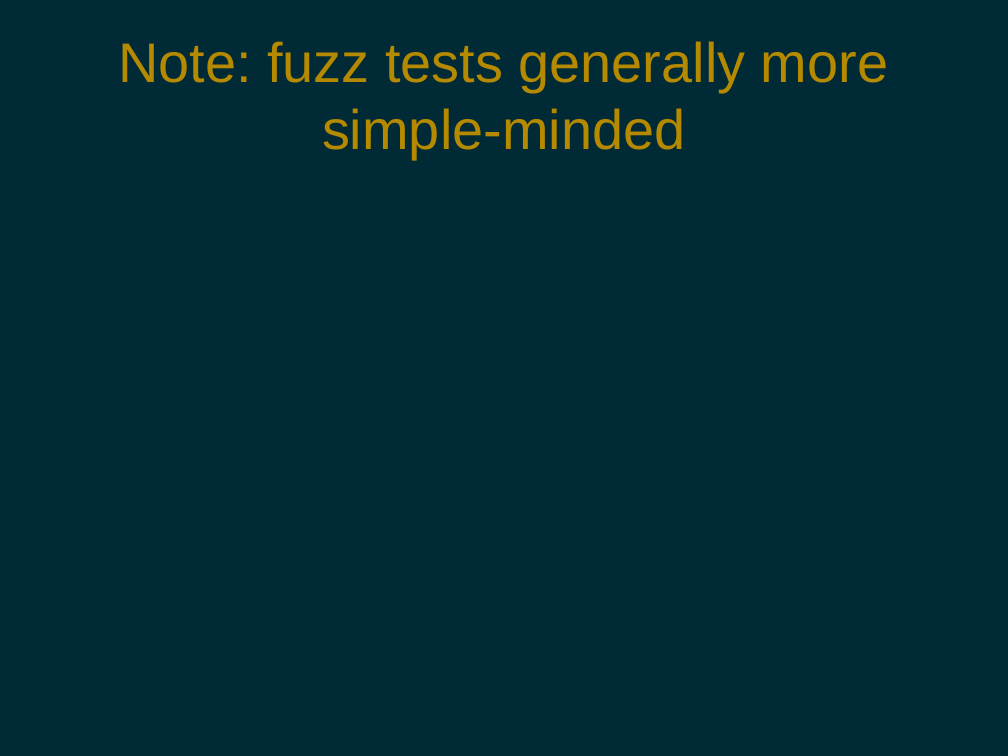
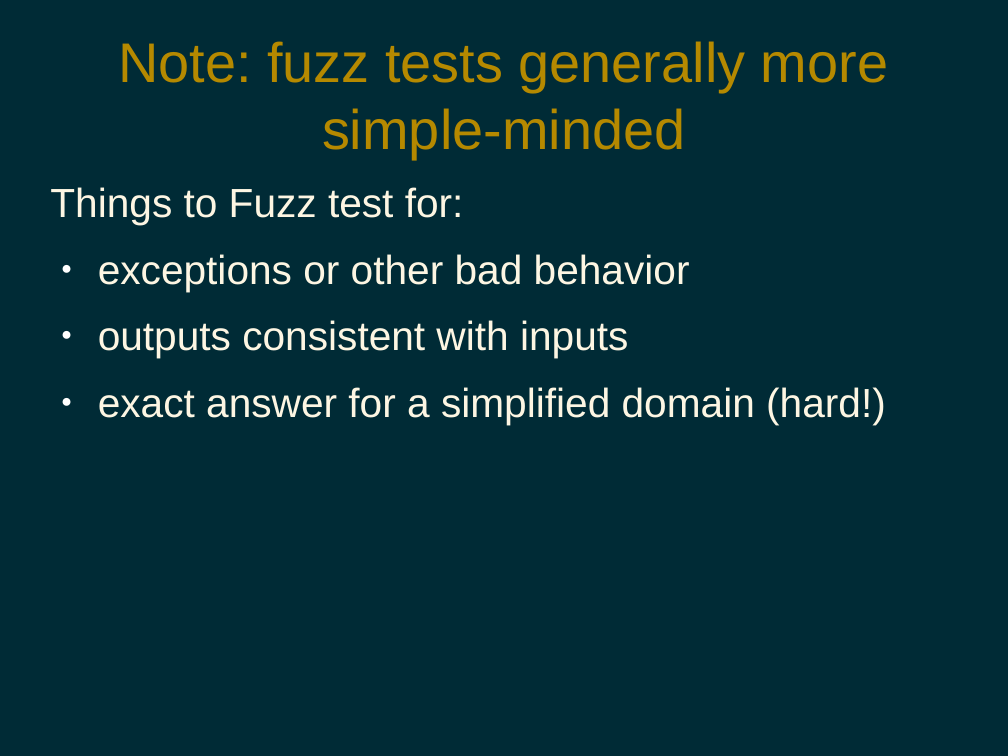
Before and after one commit to pdg137/randomness-pres, a slide deck: slide 5 of randomness.odp. Drawn at 1008x756 pixels with LibreOffice and Linux fonts; fonts in the diff are those of the drawing. Boxes give left, top, right and bottom in pixels: in the first picture for what was removed or moved away, otherwise in the second. Text is boxed around its words. In the diff, an @@ line names an element or a change of style, - is before the commit and + after.

```diff
--- a/randomness.odp
+++ b/randomness.odp
@@ text added at (50, 187, 886, 425), 32 pt, text #FDF6E3 @@
+Things to Fuzz test for:
+● exceptions or other bad behavior
+● outputs consistent with inputs
+● exact answer for a simplified domain (hard!)
```
Also in this commit, not shown: 6 other slides changed, 1 slide added, 5 slides removed, 3 other files.
